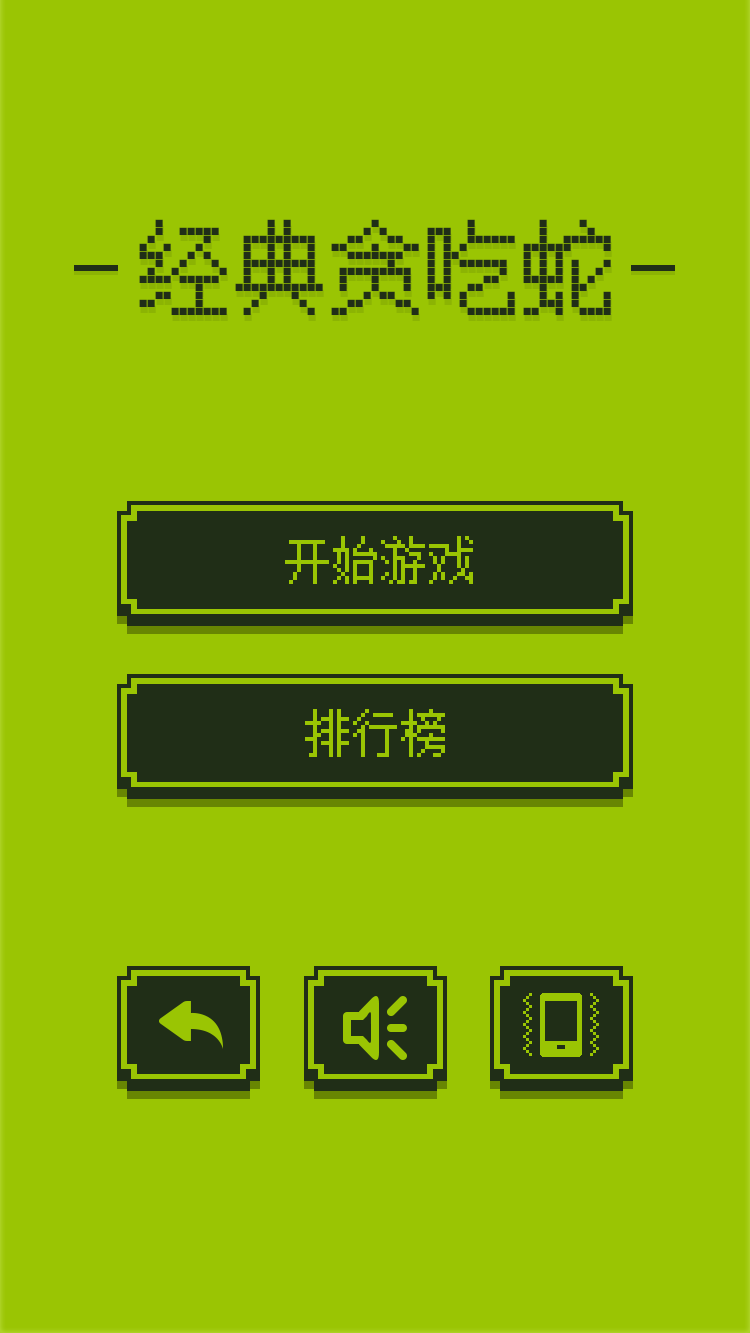
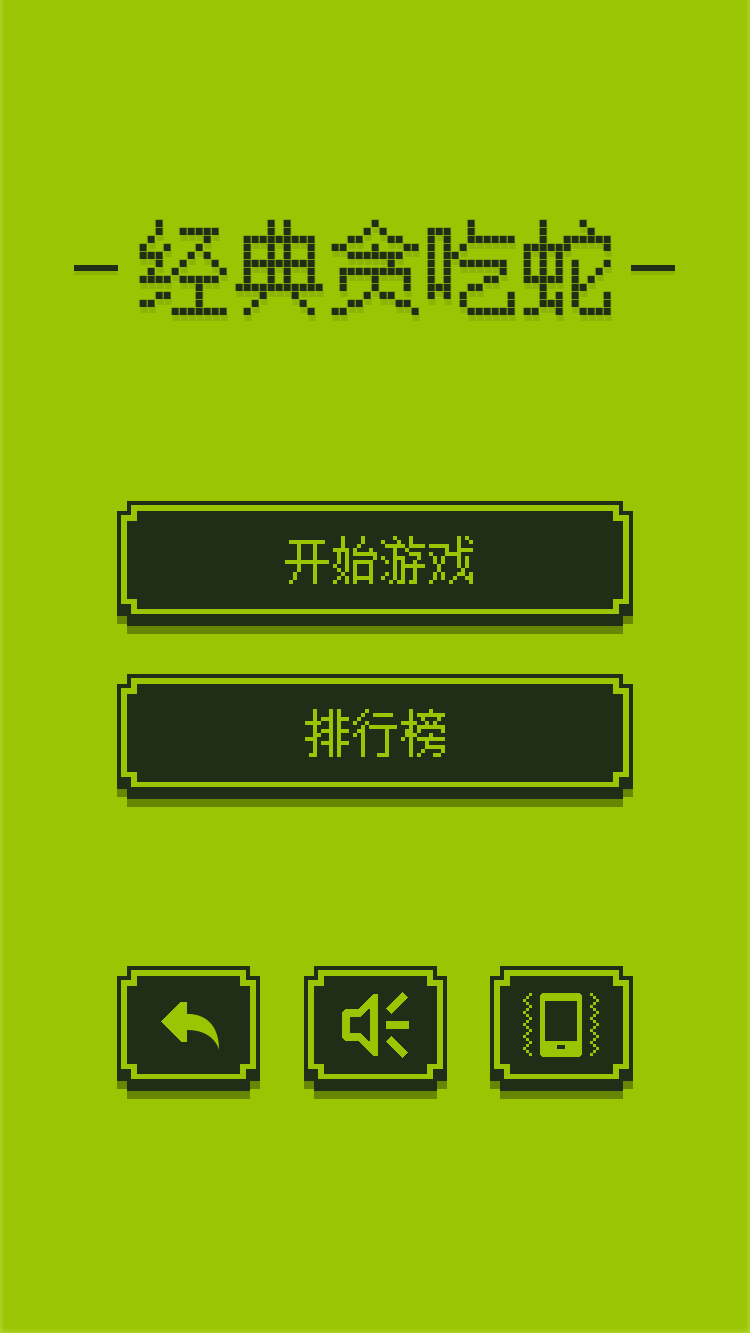
Comparing the layer stacks of the two 750x1333 images. Changes:
renamed "Reply" to "share", painted on it over [159, 1001, 223, 1050]
removed layer "Sound" (1st of 2, in "静音") from group "静音" over [343, 996, 407, 1060]
renamed "Sound" to "sound_on", showed it, painted on it over [342, 992, 409, 1060]
